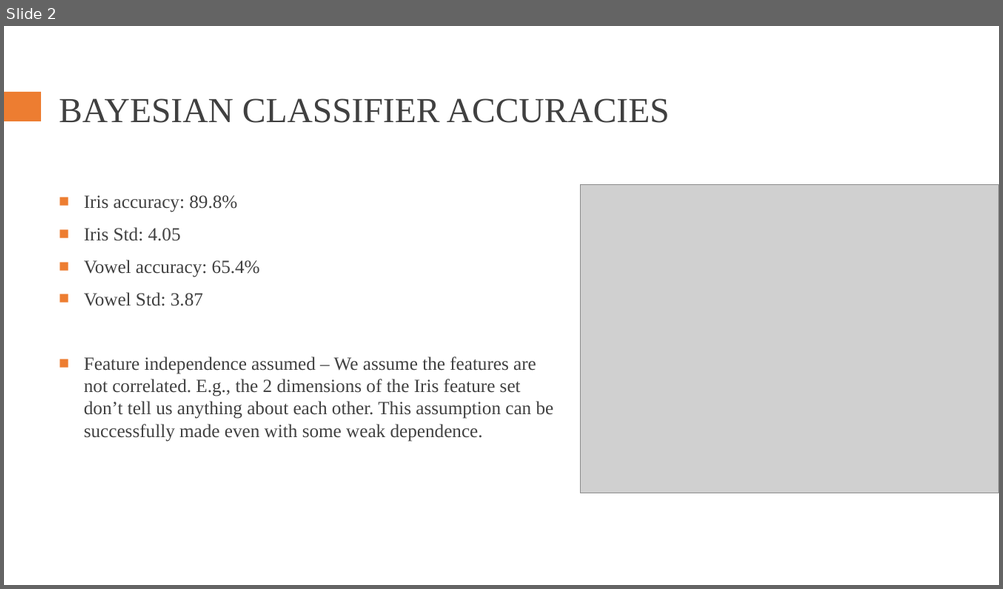
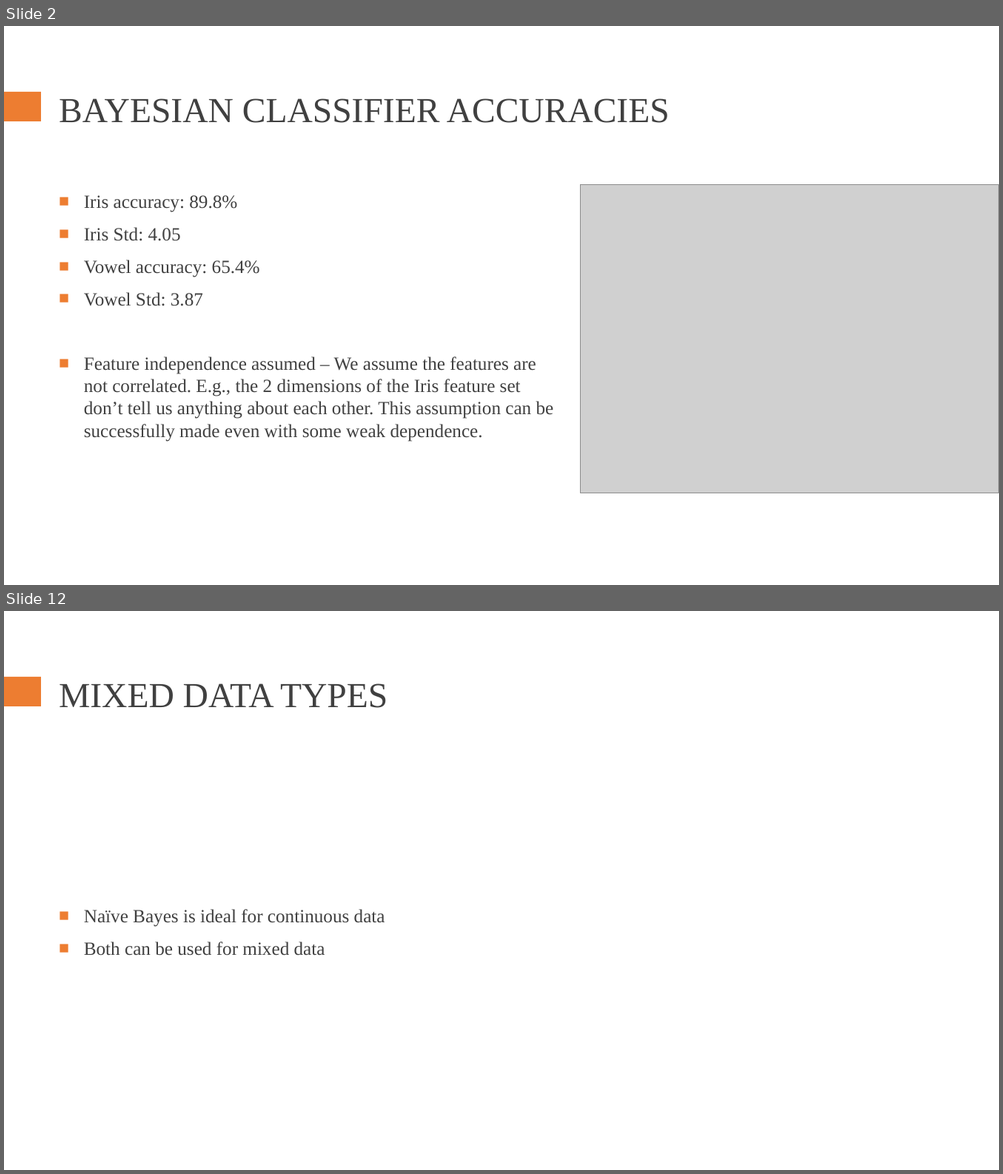
Before and after one commit to rodrigo-castellano/ML_Bayesian_learning_Boosting, a slide deck: Bayes_Boosting_presentation.pptx. Shown one above the other, each under a label of ours: slide 2 before the commit, slides 2 and 12 after it; the slides between them are not shown. The pictures are 1003x589 and 1003x1174 pixels, drawn with LibreOffice and Linux fonts; fonts in the diff are those of the drawing; grey boxes stand for pictures. Boxes give left, top, right and bottom in pixels: in the first picture for what was removed or moved away, otherwise in the second. Text is boxed around its words. In the diff, an @@ line names an element or a change of style, - is before the commit and + after.

```diff
--- a/Bayes_Boosting_presentation.pptx
+++ b/Bayes_Boosting_presentation.pptx
@@ slide 12 added at <box>4,611,999,1170</box>, background #FFFFFF; not listed: 1 template element that a slide beside it also shows @@
@@ title added at <box>59,684,387,708</box>, 34 pt, text #404040 @@
+MIXED DATA TYPES
@@ text added at <box>84,909,385,956</box>, 18 pt, text #404040 @@
+■ Naïve Bayes is ideal for continuous data
+■ Both can be used for mixed data
```
Also in this commit, not shown: 1 slide changed, 9 other slides added, 4 other files.
